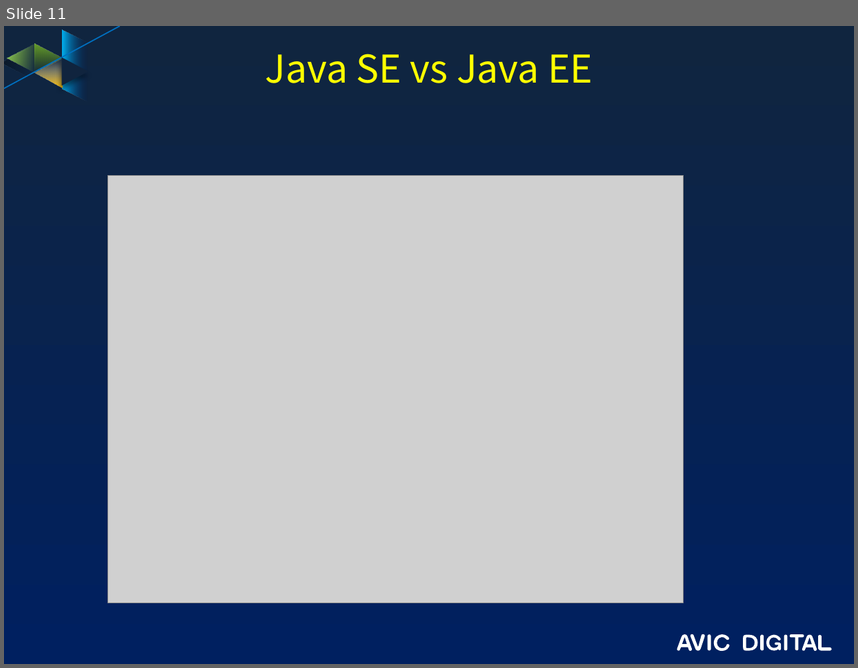
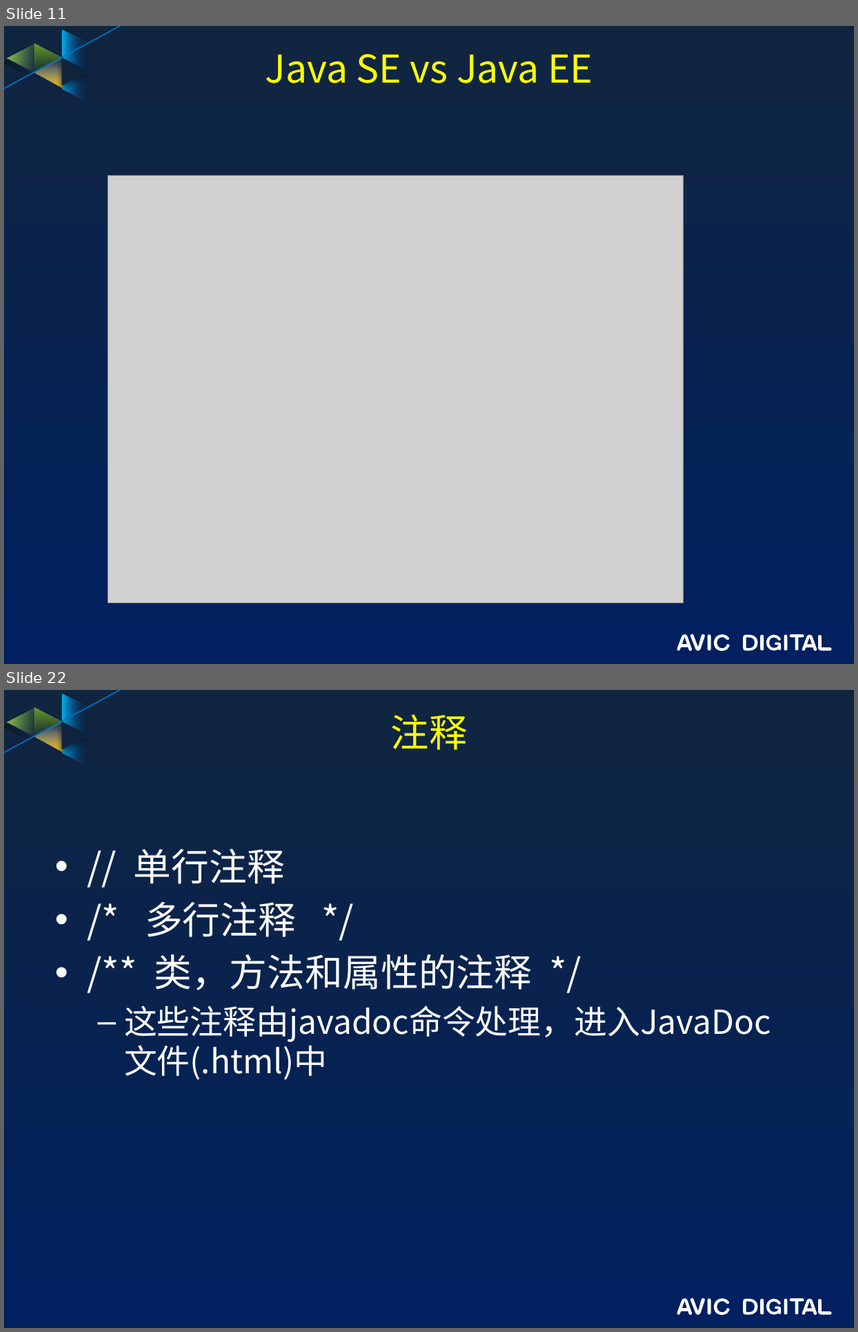
Before and after one commit to guofengzh/java-way, a slide deck: docs/java-概述.pptx. Shown one above the other, each under a label of ours: slide 11 before the commit, slides 11 and 22 after it; the slides between them are not shown. The pictures are 858x668 and 858x1332 pixels, drawn with LibreOffice and Linux fonts; fonts in the diff are those of the drawing; grey boxes stand for pictures; background and template pictures are left out. Boxes give left, top, right and bottom in pixels: in the first picture for what was removed or moved away, otherwise in the second. Text is boxed around its words. In the diff, an @@ line names an element or a change of style, - is before the commit and + after.

```diff
--- a/docs/java-概述.pptx
+++ b/docs/java-概述.pptx
@@ slide 22 added at (4,690,854,1328), background gradient #10253F to #002060; not listed: 17 template elements that a slide beside it also shows @@
@@ title added at (391,714,468,750), 32.4 pt, text #FFFF00 @@
+注释
@@ text added at (124,849,771,1080), 28 pt, text #FFFFFF @@
+• // 单行注释
+• /* 多行注释 */
+• /** 类，方法和属性的注释 */
+  – 这些注释由javadoc命令处理，进入JavaDoc文件(.html)中
```
Also in this commit, not shown: 19 other slides added, 1 other file.
